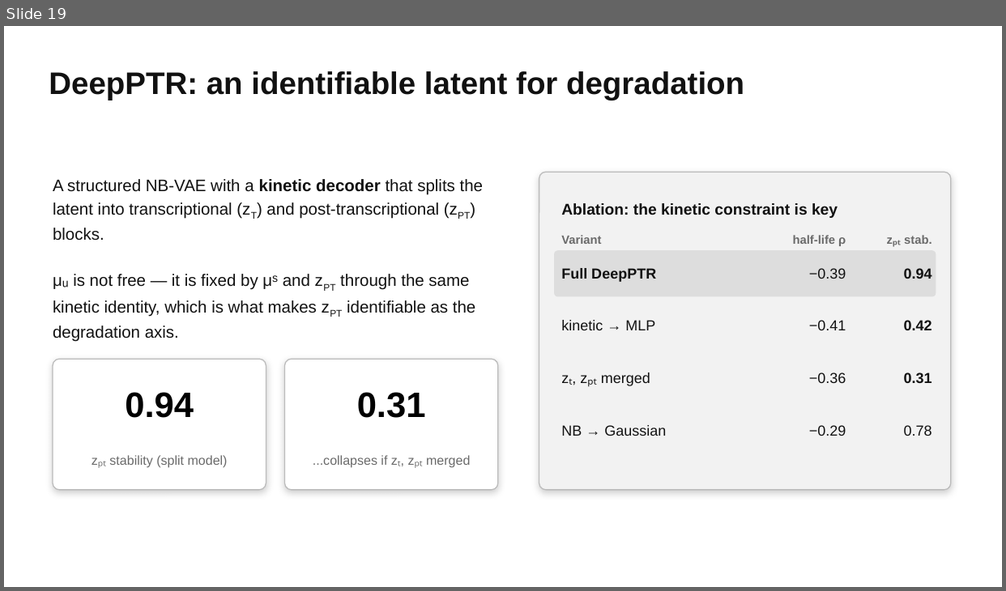
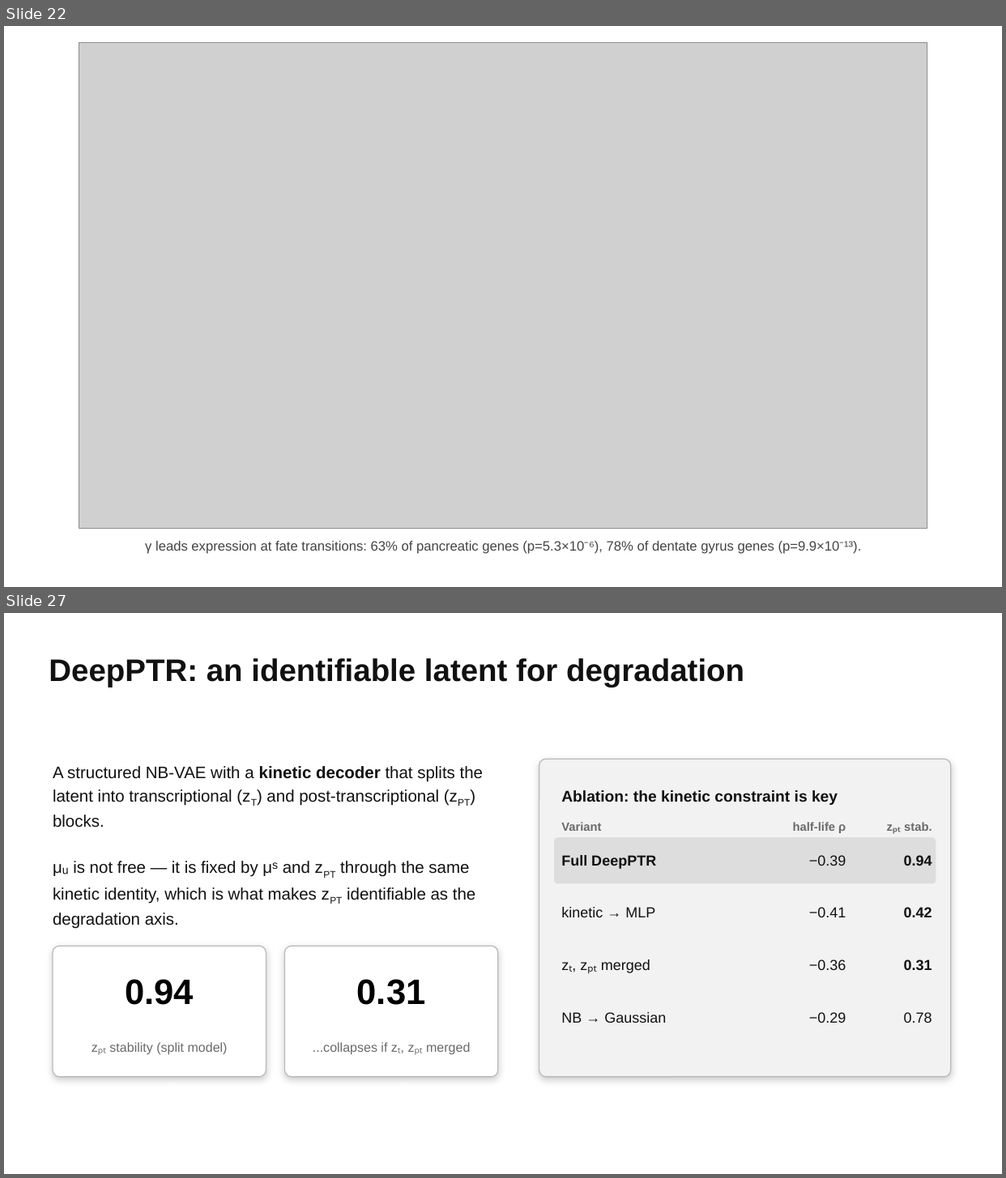
Before and after one commit to bryanc5864/scPTR, a slide deck: presentations/scPTR talk.pptx. Shown one above the other, each under a label of ours: slide 19 before the commit, slides 22 and 27 after it; the slides between them are not shown. The pictures are 1006x591 and 1006x1178 pixels, drawn with LibreOffice and Linux fonts; fonts in the diff are those of the drawing; grey boxes stand for pictures. Boxes give left, top, right and bottom in pixels: in the first picture for what was removed or moved away, otherwise in the second. Text is boxed around its words. In the diff, an @@ line names an element or a change of style, - is before the commit and + after.

```diff
--- a/presentations/scPTR talk.pptx
+++ b/presentations/scPTR talk.pptx
@@ slide 22 added at (x1=4, y1=26, x2=1002, y2=587), background #FFFFFF @@
@@ picture added at (x1=79, y1=43, x2=927, y2=529) @@
@@ text added at (x1=145, y1=541, x2=861, y2=554), 13 pt, text #444444 @@
+γ leads expression at fate transitions: 63% of pancreatic genes (p=5.3×10⁻⁶), 78% of dentate gyrus genes (p=9.9×10⁻¹³).
@@ what was slide 19 is now slide 27 @@
```
Also in this commit, not shown: 3 slides changed, 7 other slides added, 2 other files.
